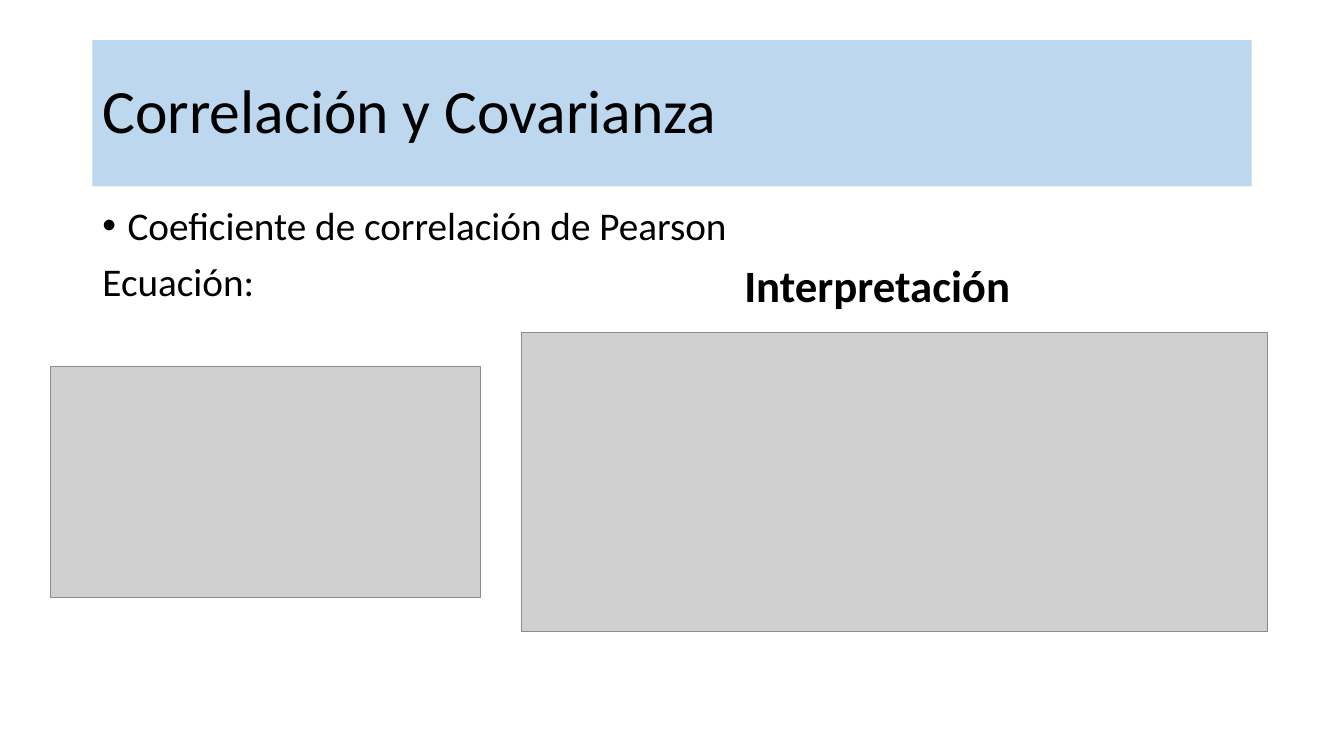
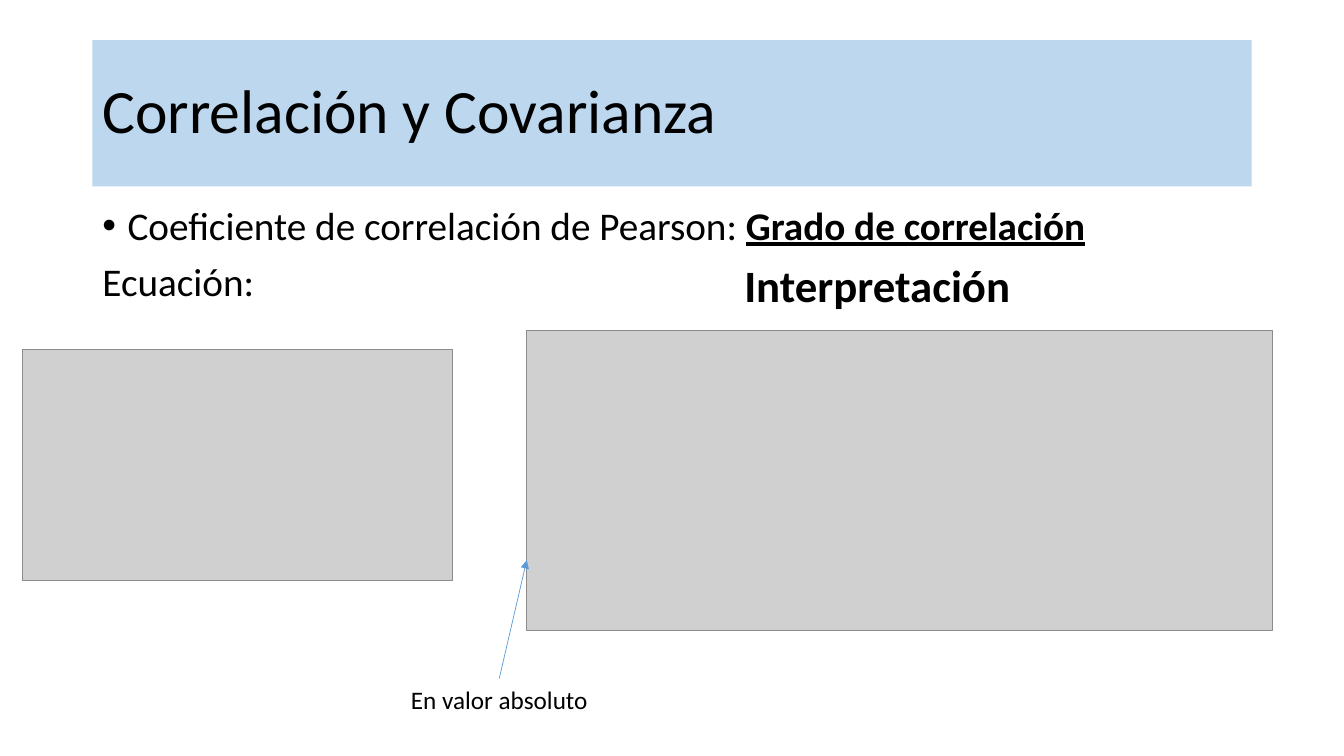
Before and after one commit to robgaray/EESIA_Consumo_Analisis_Datos_2021, a slide deck: slide 22 of 1_Presentaciones/Sesion_2_Teoría.pptx (slide 19 before the commit). Drawn at 1344x756 pixels with LibreOffice and Linux fonts; fonts in the diff are those of the drawing; grey boxes stand for pictures; background and template pictures are left out. Boxes give left, top, right and bottom in pixels: in the first picture for what was removed or moved away, otherwise in the second. Text is boxed around its words. In the diff, an @@ line names an element or a change of style, - is before the commit and + after.

```diff
--- a/1_Presentaciones/Sesion_2_Teoría.pptx
+++ b/1_Presentaciones/Sesion_2_Teoría.pptx
@@ text at (x1=128, y1=212, x2=1085, y2=246): text changed @@
-• Coeficiente de correlación de Pearson
+• Coeficiente de correlación de Pearson: Grado de correlación
@@ picture moved from (x1=50, y1=367, x2=480, y2=598) to (x1=23, y1=350, x2=453, y2=581) @@
@@ picture moved from (x1=522, y1=333, x2=1268, y2=632) to (x1=527, y1=331, x2=1273, y2=630) @@
@@ arrow added from (499, 679) to (527, 561), #5B9BD5 0.5 pt @@
@@ text added at (x1=411, y1=691, x2=588, y2=710), 18 pt, text #000000 @@
+En valor absoluto
```
Also in this commit, not shown: 3 other slides changed, 9 slides added, 1 other file.
